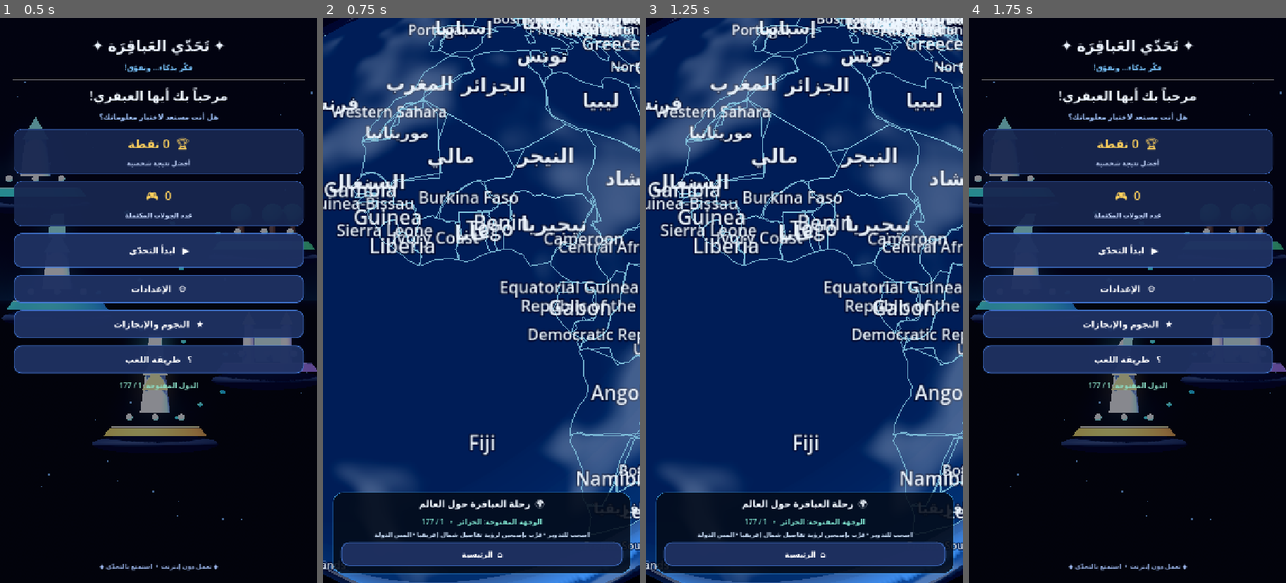
Above: before the commit, frames 1-4 (left to right).
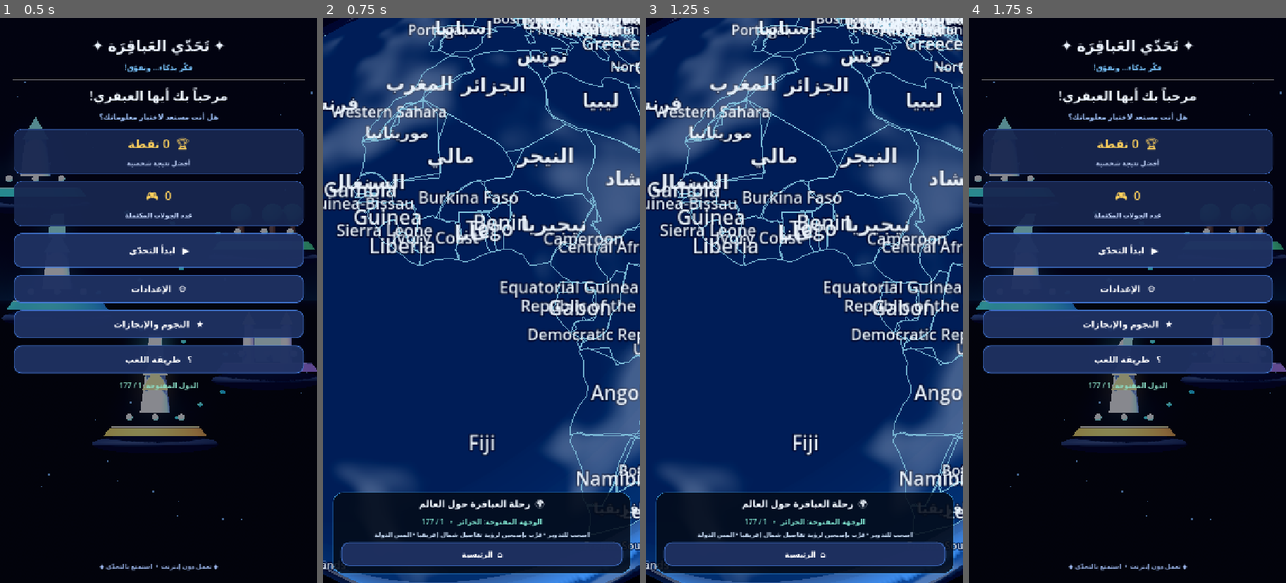
Above: after the commit, the same moments.

Repository: mahdialloui01-art/challenge-
Game: Godot game, scene res://scenes/main.tscn
Same seed, same stepped clock (60 frames per second), same inputs: the game is played once before the commit and once after it.
Inputs:
- Up to frame 1 (0.5 s): no input
- Up to frame 2 (0.75 s): click "▶ ابدأ التحدّي" at 0.5 s
- Up to frame 3 (1.25 s): no input
- Up to frame 4 (1.75 s): click "⌂ الرئيسية" at 1.25 s

Frame 1 is identical in both runs. In frame 2, 1.3% of the frame differs, in the area x 0-100%, y 0-88%; in frame 3, 7.1%, in the area x 0-100%, y 0-98%; in frame 4, less than 0.1%.

Commit message:
Smooth globe zoom and refine close city labels

Diff:
--- a/scripts/world_globe.gd
+++ b/scripts/world_globe.gd
@@ -26,6 +26,7 @@
 var pointer_moved := false
 var rotation_velocity := Vector2.ZERO
 var zoom_distance := 7.6
+var target_zoom_distance := 7.6
 var globe_mesh: MeshInstance3D
 var detail_patch: MeshInstance3D
 var detail_material: StandardMaterial3D
@@ -350,7 +351,7 @@
             continue
         var normal := label.position.normalized()
         label.visible = normal.dot(camera_local.normalized()) > 0.12
-    var show_cities := zoom_distance <= 4.9
+    var show_cities := zoom_distance <= 6.15
     for label in city_labels:
         if not is_instance_valid(label):
             continue
@@ -396,6 +397,11 @@
 
 func _process(delta: float) -> void:
     _update_country_label_visibility()
+    var camera := get_viewport().get_camera_3d()
+    if camera != null:
+        zoom_distance = lerpf(zoom_distance, target_zoom_distance, minf(1.0, delta * 4.2))
+        if absf(camera.position.z - zoom_distance) > 0.001:
+            camera.position.z = zoom_distance
     if detail_patch != null and detail_material != null:
         var detail_alpha := clampf(inverse_lerp(9.6, 7.7, zoom_distance), 0.0, 1.0)
         detail_patch.visible = detail_alpha > 0.01
@@ -405,7 +411,7 @@
         rotate_x(rotation_velocity.y * delta)
         rotation_velocity = rotation_velocity.lerp(Vector2.ZERO, minf(1.0, delta * 8.0))
     if not drag_active:
-        rotate_y(delta * 0.0035)
+        rotate_y(delta * 0.0018)
 
 func _input(event: InputEvent) -> void:
     if event is InputEventScreenTouch:
@@ -434,9 +440,8 @@
     var camera := get_viewport().get_camera_3d()
     if camera == null:
         return
-    var gentle_factor := lerpf(1.0, factor, 0.28)
-    zoom_distance = clampf(zoom_distance / gentle_factor, 3.28, 14.0)
-    camera.position.z = zoom_distance
+    var gentle_factor := lerpf(1.0, factor, 0.22)
+    target_zoom_distance = clampf(target_zoom_distance / gentle_factor, 3.28, 14.0)
 
 func _begin_drag(position: Vector2) -> void:
     if position.y > 1060.0:
